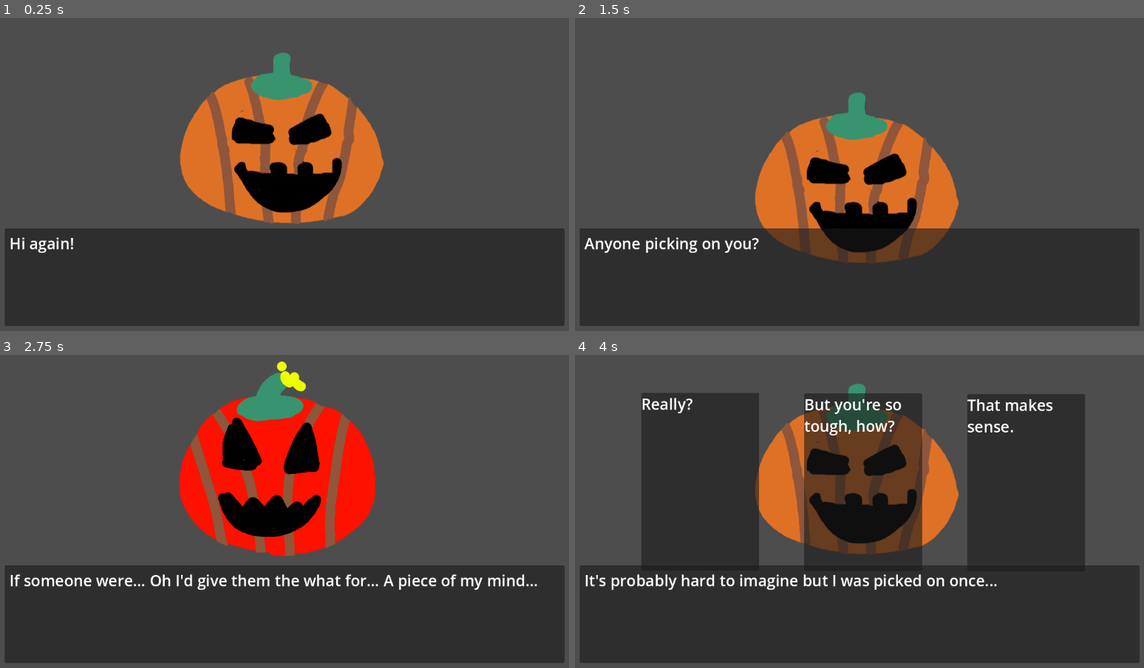
Above: before the commit, frames 1-4 (two rows, left to right).
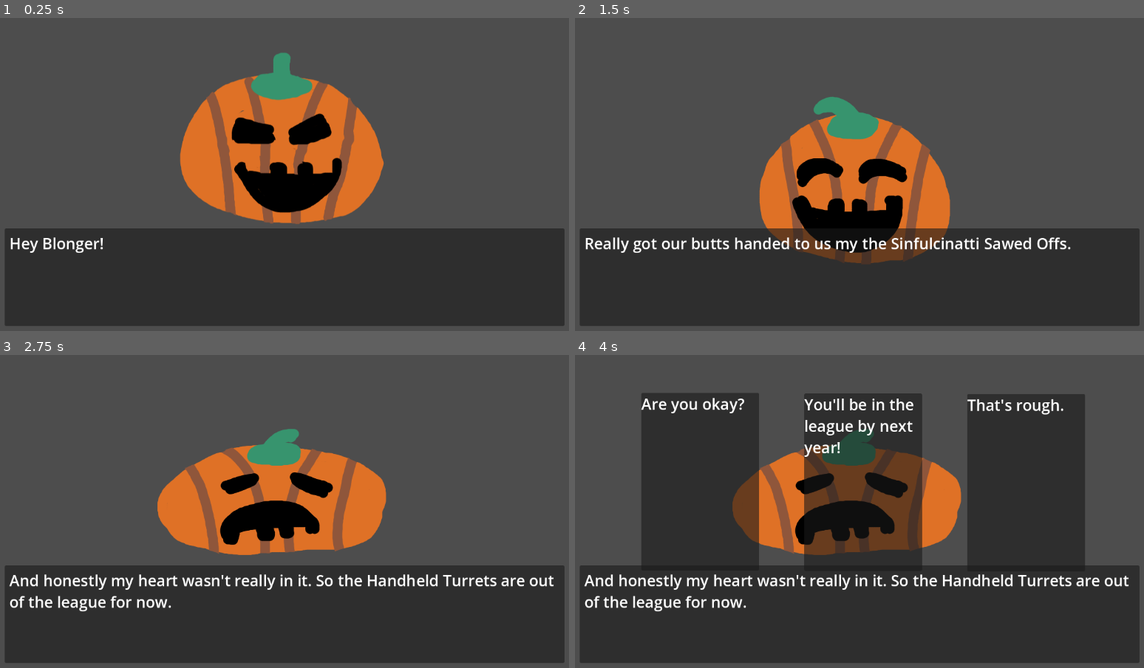
Above: after the commit, the same moments.

Repository: EuanGould/BlongersQuest2
Game: Godot game, scene res://Scenes/Dialogue.tscn
The game is run twice, just before and just after one commit, with the same random seed, the same clock (stepped at 60 frames per second) and the same inputs.
Inputs:
- Up to frame 1 (0.25 s): no input
- Up to frame 2 (1.5 s): tap Space (progressDialogue) at 0.6, 1.35 s
- Up to frame 3 (2.75 s): tap Space (progressDialogue) at 2.1 s
- Up to frame 4 (4 s): tap Space (progressDialogue) at 2.85, 3.6 s

The runs differ from the first frame. In frame 1, 0.3% of the frame differs, in the area x 3-19%, y 70-75%; in frame 2, 6.4%; in frame 3, 18%, in the area x 1-98%, y 1-83%; in frame 4, 13%.

Commit message:
pumpkinstorydone

Diff:
--- a/Scenes/dialoguemanager.gd
+++ b/Scenes/dialoguemanager.gd
@@ -17,7 +17,7 @@
 	portrait = $NewPortrait
 	dialogue_box = $DialogueBox
 	choices_box = $ChoiceBox
-	file = 'res://Text/pumpkin/pumpkin2.txt'
+	file = 'res://Text/pumpkin/pumpkin4.txt'
 	dialogue = load_file(file)
 	updateDialogue()
 
--- a/Scenes/new_portrait.tscn
+++ b/Scenes/new_portrait.tscn
@@ -713,6 +713,87 @@
 "values": [ExtResource("9_5ciup")]
 }
 
+[sub_resource type="Animation" id="Animation_ja4v1"]
+resource_name = "pumpkinslowinghappy"
+length = 5.0
+tracks/0/type = "value"
+tracks/0/imported = false
+tracks/0/enabled = true
+tracks/0/path = NodePath(".:texture")
+tracks/0/interp = 1
+tracks/0/loop_wrap = true
+tracks/0/keys = {
+"times": PackedFloat32Array(0, 1.13333, 3.16667),
+"transitions": PackedFloat32Array(1, 1, 1),
+"update": 1,
+"values": [ExtResource("3_7w1yf"), ExtResource("1_skkwd"), ExtResource("4_fnvqe")]
+}
+tracks/1/type = "value"
+tracks/1/imported = false
+tracks/1/enabled = true
+tracks/1/path = NodePath(".:position")
+tracks/1/interp = 1
+tracks/1/loop_wrap = true
+tracks/1/keys = {
+"times": PackedFloat32Array(0, 0.0827191, 0.1, 0.118616, 0.233333, 0.433333, 0.548051, 0.666667, 0.9, 1.26667, 1.48138, 1.7, 2.06667, 2.86667, 3.24805, 3.56667, 4.46667, 4.91748),
+"transitions": PackedFloat32Array(1, 1, 1, 1, 1, 1, 1, 1, 1, 1, 1, 1, 1, 1, 1, 1, 1, 1),
+"update": 0,
+"values": [Vector2(541, 207), Vector2(541, 300), Vector2(541, 350), Vector2(541, 300), Vector2(541, 207), Vector2(541, 300), Vector2(541, 350), Vector2(541, 300), Vector2(541, 207), Vector2(541, 300), Vector2(541, 350), Vector2(541, 300), Vector2(541, 207), Vector2(541, 300), Vector2(541, 350), Vector2(541, 300), Vector2(541, 207), Vector2(541, 350)]
+}
+tracks/2/type = "value"
+tracks/2/imported = false
+tracks/2/enabled = true
+tracks/2/path = NodePath(".:scale")
+tracks/2/interp = 1
+tracks/2/loop_wrap = true
+tracks/2/keys = {
+"times": PackedFloat32Array(0),
+"transitions": PackedFloat32Array(1),
+"update": 0,
+"values": [Vector2(1, 1)]
+}
+
+[sub_resource type="Animation" id="Animation_0him6"]
+resource_name = "pumpkinfasthappy"
+length = 0.075
+loop_mode = 1
+tracks/0/type = "value"
+tracks/0/imported = false
+tracks/0/enabled = true
+tracks/0/path = NodePath(".:texture")
+tracks/0/interp = 1
+tracks/0/loop_wrap = true
+tracks/0/keys = {
+"times": PackedFloat32Array(0),
+"transitions": PackedFloat32Array(1),
+"update": 1,
+"values": [ExtResource("3_7w1yf")]
+}
+tracks/1/type = "value"
+tracks/1/imported = false
+tracks/1/enabled = true
+tracks/1/path = NodePath(".:position")
+tracks/1/interp = 1
+tracks/1/loop_wrap = true
+tracks/1/keys = {
+"times": PackedFloat32Array(0, 0.0333333, 0.075),
+"transitions": PackedFloat32Array(1, 1, 1),
+"update": 0,
+"values": [Vector2(541, 130), Vector2(541, 400), Vector2(541, 130)]
+}
+tracks/2/type = "value"
+tracks/2/imported = false
+tracks/2/enabled = true
+tracks/2/path = NodePath(".:scale")
+tracks/2/interp = 1
+tracks/2/loop_wrap = true
+tracks/2/keys = {
+"times": PackedFloat32Array(0),
+"transitions": PackedFloat32Array(1),
+"update": 0,
+"values": [Vector2(1, 1)]
+}
+
 [sub_resource type="AnimationLibrary" id="AnimationLibrary_fnvqe"]
 _data = {
 &"RESET": SubResource("Animation_7w1yf"),
@@ -722,10 +803,12 @@
 &"batwithsunglasses": SubResource("Animation_ar8uu"),
 &"pumpkinangry": SubResource("Animation_wy1uf"),
 &"pumpkinblush": SubResource("Animation_ys7f1"),
+&"pumpkinfasthappy": SubResource("Animation_0him6"),
 &"pumpkinhappy": SubResource("Animation_fnvqe"),
 &"pumpkinneutral": SubResource("Animation_58hvf"),
 &"pumpkinshrinkingunhappy": SubResource("Animation_7773s"),
 &"pumpkinslowerhappy": SubResource("Animation_cclpg"),
+&"pumpkinslowinghappy": SubResource("Animation_ja4v1"),
 &"pumpkinstill": SubResource("Animation_r4k2k"),
 &"pumpkinstillhappy": SubResource("Animation_66wsj"),
 &"pumpkinunhappy": SubResource("Animation_xae3w"),
Not shown: 1 places in Scenes/new_portrait.tscn that only renumber resources
Not shown, changed: Text/pumpkin/pumpkin3.txt
Not shown, added: Text/pumpkin/pumpkin4.txt
